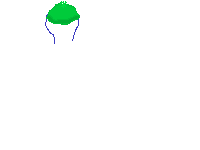
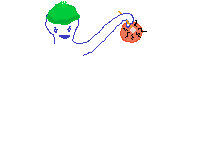
Layers edited between the first and the second 200x150 image:
added layer "arm7-1" above "Background" over [73, 11, 147, 56]
painted on "Background" over [54, 26, 71, 39]
